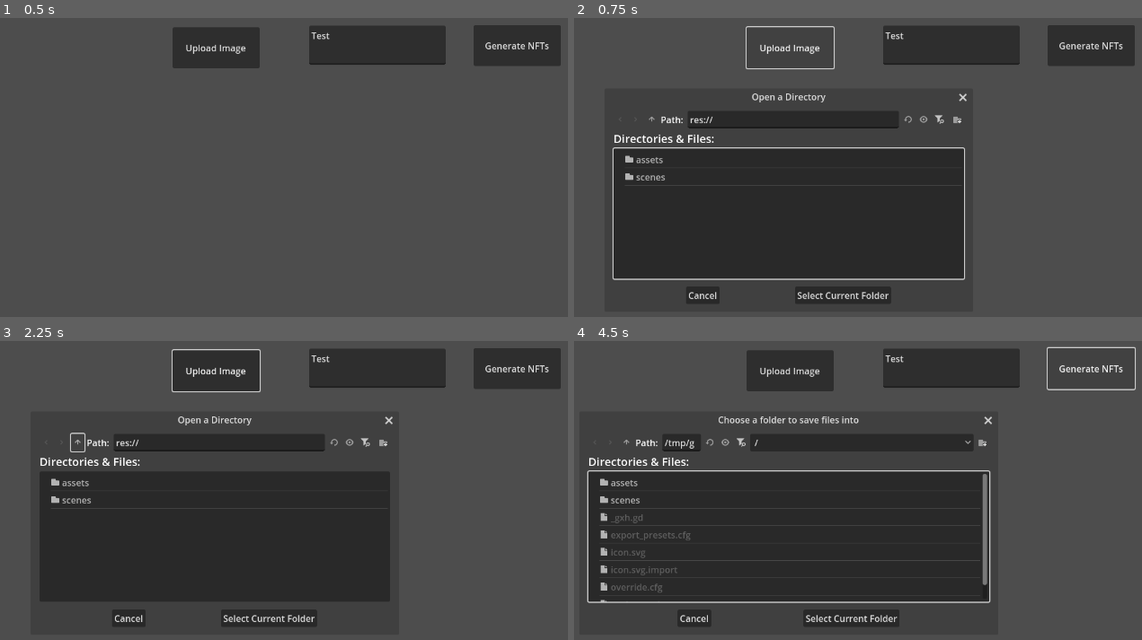
Above: before the commit, frames 1-4 (two rows, left to right).
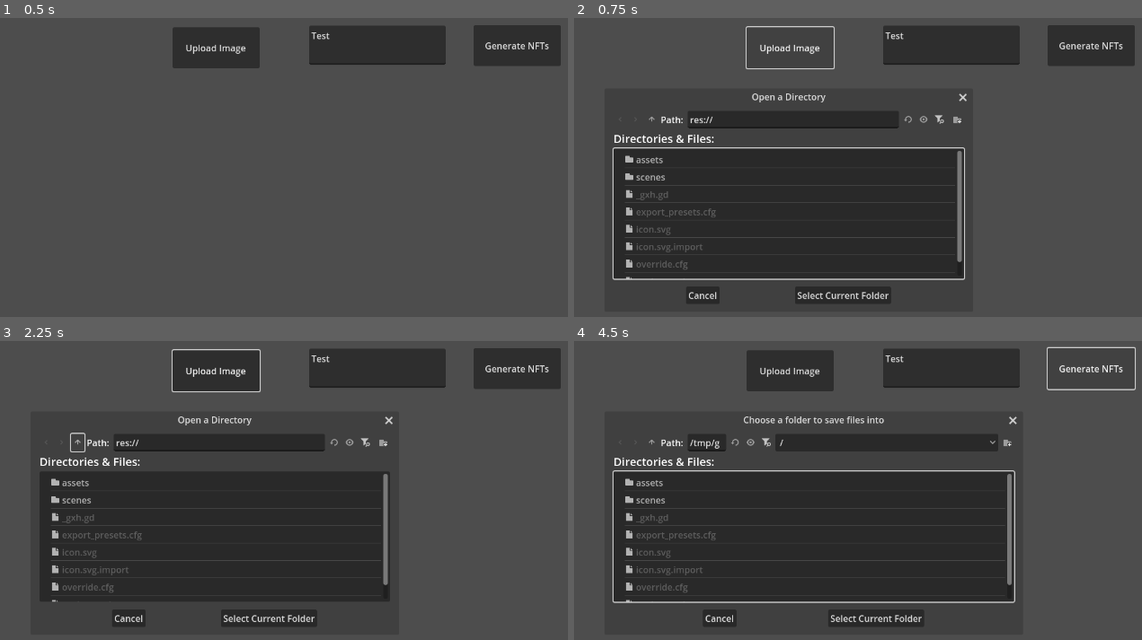
Above: after the commit, the same moments.

Repository: mmaxwellgaming777/NFTGenerationGodotApp
Game: Godot game, scene res://scenes/main.tscn
Two runs of this game, one before a commit and one after it. Both use one fixed random seed, a clock stepped at 60 frames per second and the inputs below.
Inputs (mouse positions are in pixels of both pictures, inside the frame that each line leads up to):
- Up to frame 1 (0.5 s): no input
- Up to frame 2 (0.75 s): click "Upload Image" at 0.5 s
- Up to frame 3 (2.25 s): click "Generate NFTs" at 1.25 s; click (79, 442) at 2 s
- Up to frame 4 (4.5 s): click (653, 442) at 2.75 s; click "Select Current Folder" at 3.5 s; click "Generate NFTs" at 4.25 s

Frame 1 is identical in both runs. In frame 2, 1.0% of the frame differs, in the area x 9-69%, y 44-88%; in frame 3, 1.0%; in frame 4, 5.7%, in the area x 2-79%, y 25-94%.

Commit message:
Quick update to switch to using one file dialog instead of two.

Diff:
--- a/scenes/uploadImage.gd
+++ b/scenes/uploadImage.gd
@@ -1,6 +1,6 @@
 extends Node2D
 
-@onready var upload_file_dialog = $FileDialog
+@onready var file_dialog = $FileDialog
 @onready var og_texture_rect = $OgTextureRect
 @onready var cloned_texture_rect = $ClonedTextureRect
 @onready var color_change_module = $ColorChangeModule
@@ -12,22 +12,10 @@
 var NFTCount = 1
 
 func _ready():
+	file_dialog.file_mode = FileDialog.ACCESS_FILESYSTEM
+	file_dialog.use_native_dialog = true
 
-	upload_file_dialog.file_mode = FileDialog.ACCESS_FILESYSTEM
-	upload_file_dialog.access = FileDialog.FILE_MODE_OPEN_FILE
-	upload_file_dialog.use_native_dialog = true
-	upload_file_dialog.current_dir = OS.get_system_dir(OS.SYSTEM_DIR_DOCUMENTS)
-	upload_file_dialog.filters = ["*.png ; PNG Images", "*.jpg ; JPEG Images", "*.jpeg ; JPEG Images"]
-	upload_file_dialog.connect("file_selected", _on_file_selected)
 
-	save_dialog.access = FileDialog.FILE_MODE_OPEN_DIR
-	save_dialog.file_mode = FileDialog.ACCESS_FILESYSTEM
-	save_dialog.use_native_dialog = true
-	save_dialog.current_dir = OS.get_system_dir(OS.SYSTEM_DIR_DOCUMENTS)
-	save_dialog.title = "Choose a folder to save files into"
-	#save_dialog.filters = ["*.* ; Any File"]
-	#save_dialog.current_dir = OS.get_system_dir(OS.SYSTEM_DIR_DOCUMENTS)
-	save_dialog.connect("dir_selected", Callable(self, "_on_save_path_chosen"))
 
 
 func _on_file_selected(path):
@@ -45,10 +33,22 @@
 
 
 func _on_upload_button_pressed() -> void:
-	upload_file_dialog.current_path = ""
-	upload_file_dialog.popup_centered()
+	file_dialog.access = FileDialog.FILE_MODE_OPEN_FILE
+	file_dialog.current_file = ""
+	file_dialog.current_path = OS.get_system_dir(OS.SYSTEM_DIR_DOCUMENTS)
+	#upload_file_dialog.current_dir = ""
+	#upload_file_dialog.current_dir = OS.get_system_dir(OS.SYSTEM_DIR_DOCUMENTS)
+	#upload_file_dialog.connect("file_selected", Callable(self, "_on_file_selected"))
+	file_dialog.popup_centered()
+
+	#upload_file_dialog.clear_history()
+	#upload_file_dialog.current_file = ""
+	#upload_file_dialog.current_dir = OS.get_system_dir(OS.SYSTEM_DIR_DOCUMENTS)
+	#upload_file_dialog.current_path = ""
+	#upload_file_dialog.popup_centered()
 
 func _on_save_path_chosen(path: String) -> void:
+
 	print(path)
 	var image = Image.new()
 	var error = image.load("user://NFTLayer%d.png" % NFTLayer)
@@ -68,8 +68,8 @@
 	if textureRect.texture is Texture2D:
 		var imageToSave: Image = textureRect.texture.get_image()
 		if image:
-			var error1 = imageToSave.save_png(path + nft_collection_name.text + ".png")
-			if error == OK:
+			var error1 = imageToSave.save_png(path + "/" + nft_collection_name.text + ".png")
+			if error1 == OK:
 				print("Image saved to: ", path)
 			else:
 				push_error("Failed to save image. Error code: %d" % error)
@@ -78,12 +78,19 @@
 	else:
 		push_error("Texture is not a Texture2D.")
 
-func shrink_texture(texture: Texture2D, scale: float) -> Texture2D:
+func shrink_texture(texture: Texture2D, newScale: float) -> Texture2D:
 	var img := texture.get_image()
-	var new_size := img.get_size() * scale
+	var new_size := img.get_size() * newScale
 	img.resize(new_size.x, new_size.y, Image.INTERPOLATE_LANCZOS)
 	return ImageTexture.create_from_image(img)
 
 
 func _on_clone_button_pressed() -> void:
-	save_dialog.popup_centered()
+	file_dialog.access = FileDialog.FILE_MODE_OPEN_DIR
+	file_dialog.file_mode = FileDialog.ACCESS_FILESYSTEM
+	file_dialog.current_path = OS.get_system_dir(OS.SYSTEM_DIR_DOCUMENTS)
+	file_dialog.title = "Choose a folder to save files into"
+	#save_dialog.filters = ["*.* ; Any File"]
+	#save_dialog.current_dir = OS.get_system_dir(OS.SYSTEM_DIR_DOCUMENTS)
+	file_dialog.connect("dir_selected", Callable(self, "_on_save_path_chosen"))
+	file_dialog.popup_centered()
